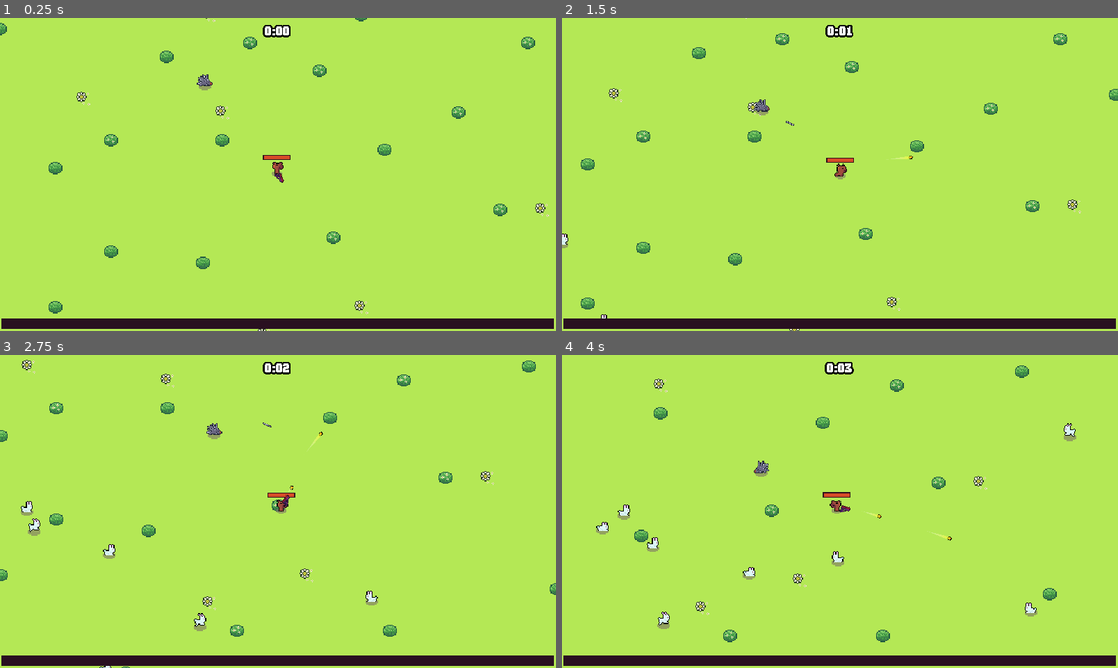
Above: before the commit, frames 1-4 (two rows, left to right).
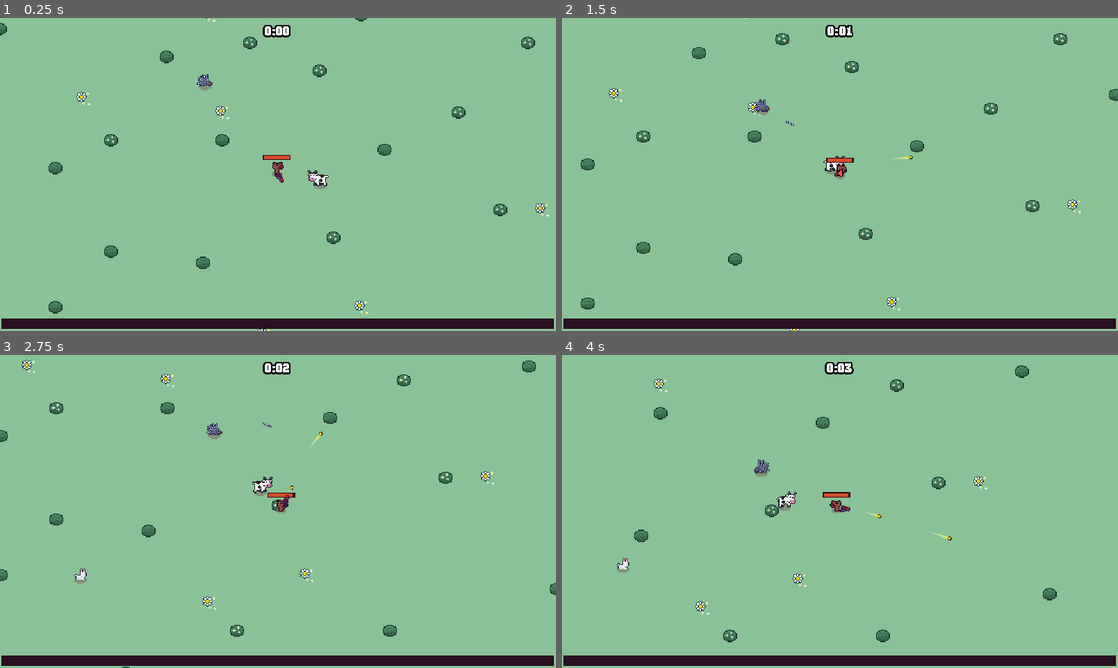
Above: after the commit, the same moments.

Repository: Sundwell/ritka-rampage
Game: Godot game, scene res://scenes/main/main.tscn
Two runs of this game, one before a commit and one after it. Both use one fixed random seed, a clock stepped at 60 frames per second and the inputs below.
Inputs (mouse positions are in pixels of both pictures, inside the frame that each line leads up to):
- Up to frame 1 (0.25 s): no input
- Up to frame 2 (1.5 s): move the mouse to (962, 158) at 0.52 s; press the mouse at (962, 158) at 0.53 s; hold D (move_right) 0.53-1.28 s; move the mouse to (728, 190) at 1.27 s; release the mouse at (728, 190) at 1.28 s; hold S (move_down) from 1.28 s (still down); tap W (move_top) at 1.35 s
- Up to frame 3 (2.75 s): move the mouse to (333, 442) at 2.02 s; release S (move_down) at 2.03 s; press the mouse at (333, 442) at 2.03 s; hold D (move_right) from 2.03 s (still down)
- Up to frame 4 (4 s): move the mouse to (812, 574) at 2.77 s; release the mouse at (812, 574) at 2.78 s; tap W (move_top) at 2.85 s; click (812, 574) at 2.92 s; move the mouse to (1006, 558) at 3.52 s; release D (move_right) at 3.53 s; press the mouse at (1006, 558) at 3.53 s; hold A (move_left) from 3.53 s (still down)

The runs differ from the first frame. In frame 1, 96% of the frame differs, in the area x 0-100%, y 0-100%; in frame 2, 96%; in frame 3, 96%; in frame 4, 96%.

Commit message:
Redesign

Diff:
--- a/scenes/game_object/enemy/stubborn_cow/stubborn_cow.gd
+++ b/scenes/game_object/enemy/stubborn_cow/stubborn_cow.gd
@@ -1,11 +1,11 @@
 extends CharacterBody2D
 
 const MOVE_SPEED = 50.0
-const BULL_RUSH_SPEED = 180.0
+const BULL_RUSH_SPEED = 240.0
 const BULL_RUSH_DAMAGE = 16.0
-const BULL_RUSH_MAX_DISTANCE = 200.0
+const BULL_RUSH_MAX_DISTANCE = 300.0
 const CONTACT_DAMAGE = 4.0
-const MIN_BULL_RUSH_START_DISTANCE = 120.0
+const MIN_BULL_RUSH_START_DISTANCE = 70.0
 
 @export var prepare_attack_particles: PackedScene
 var is_bull_rush_ready := false
--- a/scenes/game_object/player/player.tscn
+++ b/scenes/game_object/player/player.tscn
@@ -28,13 +28,13 @@
 atlas = ExtResource("1_aes1j")
 region = Rect2(48, 0, 16, 16)
 
-[sub_resource type="AtlasTexture" id="AtlasTexture_weogo"]
+[sub_resource type="AtlasTexture" id="AtlasTexture_3x3as"]
 atlas = ExtResource("1_aes1j")
-region = Rect2(0, 32, 16, 16)
+region = Rect2(0, 16, 16, 16)
 
-[sub_resource type="AtlasTexture" id="AtlasTexture_r7e42"]
+[sub_resource type="AtlasTexture" id="AtlasTexture_d4xka"]
 atlas = ExtResource("1_aes1j")
-region = Rect2(16, 32, 16, 16)
+region = Rect2(16, 16, 16, 16)
 
 [sub_resource type="AtlasTexture" id="AtlasTexture_eun0i"]
 atlas = ExtResource("1_aes1j")
@@ -65,10 +65,10 @@
 }, {
 "frames": [{
 "duration": 1.0,
-"texture": SubResource("AtlasTexture_weogo")
+"texture": SubResource("AtlasTexture_3x3as")
 }, {
 "duration": 1.0,
-"texture": SubResource("AtlasTexture_r7e42")
+"texture": SubResource("AtlasTexture_d4xka")
 }],
 "loop": true,
 "name": &"run",
@@ -127,7 +127,6 @@
 sprite_frames = SubResource("SpriteFrames_vjnt0")
 animation = &"idle"
 autoplay = "idle"
-frame_progress = 0.526355
 
 [node name="HurtboxComponent" parent="." node_paths=PackedStringArray("health_component") instance=ExtResource("3_477au")]
 position = Vector2(0, -5)
--- a/scenes/main/main.tscn
+++ b/scenes/main/main.tscn
@@ -34,7 +34,7 @@
 script = ExtResource("7_0n4ps")
 enemy_spawn_configs = Array[ExtResource("8_rp34t")]([SubResource("Resource_si3j4")])
 difficulty_level = 0
-time_to_spawn = 0.2
+time_to_spawn = 1.0
 
 [sub_resource type="Resource" id="Resource_sd787"]
 script = ExtResource("8_rp34t")
@@ -66,11 +66,17 @@
 weight = 1
 spawn_count = 1
 
+[sub_resource type="Resource" id="Resource_f3iik"]
+script = ExtResource("8_rp34t")
+enemy_scene = ExtResource("8_0au5e")
+weight = 5
+spawn_count = 1
+
 [sub_resource type="Resource" id="Resource_y4vhx"]
 script = ExtResource("7_0n4ps")
-enemy_spawn_configs = Array[ExtResource("8_rp34t")]([SubResource("Resource_k0tyg"), SubResource("Resource_v2cr1")])
+enemy_spawn_configs = Array[ExtResource("8_rp34t")]([SubResource("Resource_k0tyg"), SubResource("Resource_v2cr1"), SubResource("Resource_f3iik")])
 difficulty_level = 12
-time_to_spawn = 3.0
+time_to_spawn = 1.5
 
 [node name="Main" type="Node2D"]
 script = ExtResource("1_fqumt")
@@ -129,6 +135,8 @@
 [node name="Porcupine" parent="Entities" instance=ExtResource("10_gmbgn")]
 position = Vector2(-148, -129)
 
+[node name="StubbornCow" parent="Entities" instance=ExtResource("11_kh17f")]
+
 [node name="Bushes" type="Node2D" parent="Entities"]
 y_sort_enabled = true
 
Binary file changed: assets/environment/tileset.png
Not shown, changed: assets/environment/tileset.png.import
Not shown: 1 places in resources/tileset.tres that only renumber resources
Binary file changed: scenes/game_object/bush/bush.png
Binary file changed: scenes/game_object/enemy/bunny/bunny.png
Binary file changed: scenes/game_object/enemy/porcupine/porcupine.png
Binary file changed: scenes/game_object/enemy/porcupine/porcupine_quill.png
Binary file changed: scenes/game_object/enemy/stubborn_cow/stubborn_cow.png
Binary file changed: scenes/game_object/orange_energy/orange_energy.png
Binary file changed: scenes/game_object/player/ritka.png
Not shown: 1 places in scenes/main/main.tscn that only renumber resources
Binary file changed: scenes/weapons/pistol/pistol_bullet/bullet.png
(and 1 more such lines)
